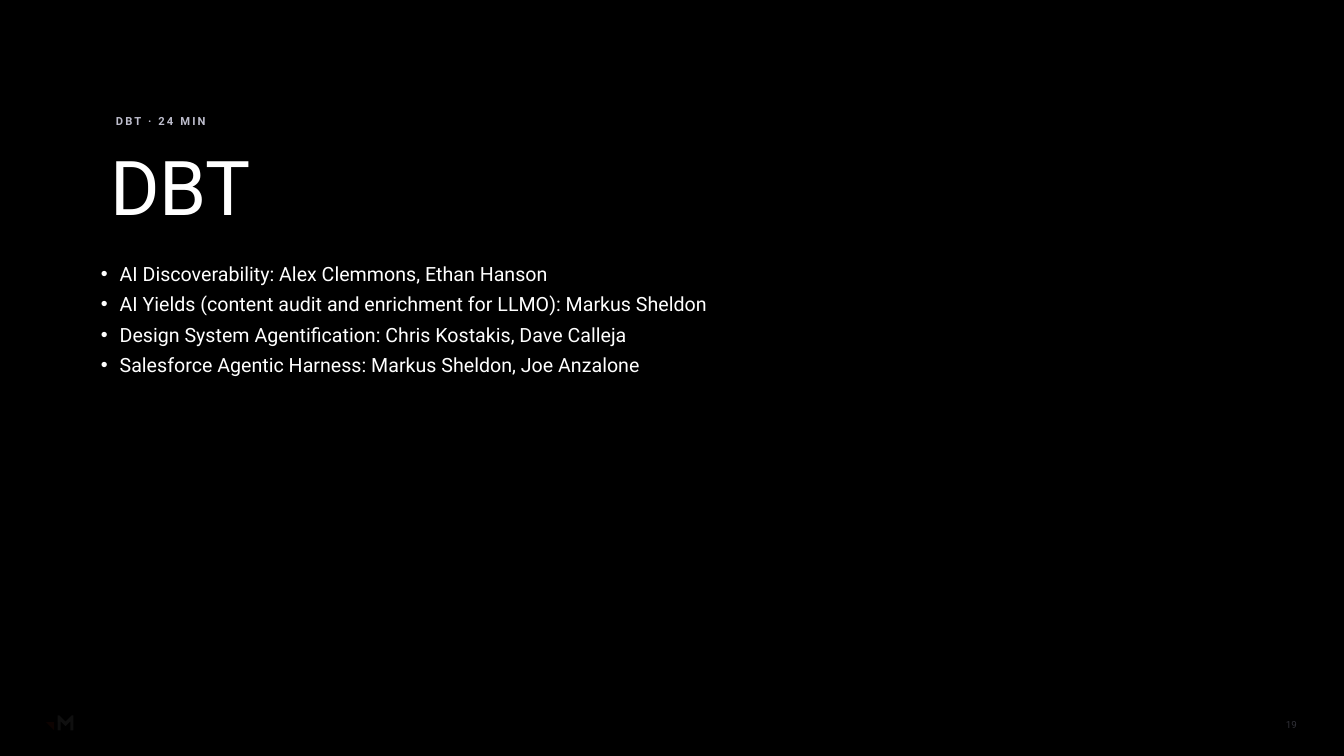
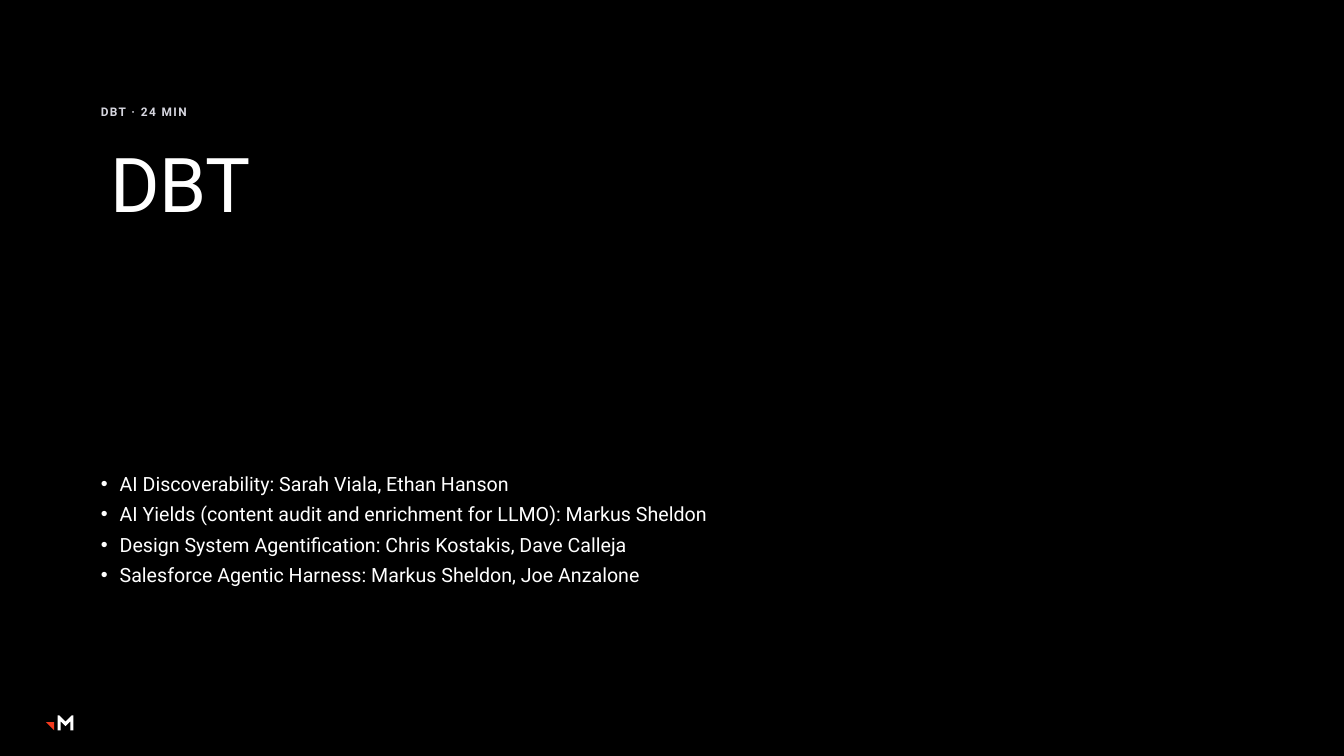
Before and after one commit to RachelHarrisMerkle/BasicMerkle, a slide deck: slide 19 of AI_Steerco_Kickoff_Shell.pptx. Drawn at 1344x756 pixels with LibreOffice and Linux fonts; fonts in the diff are those of the drawing; background and template pictures are left out; a plain dark background stands for a picture behind light text. Boxes give left, top, right and bottom in pixels: in the first picture for what was removed or moved away, otherwise in the second. Text is boxed around its words. In the diff, an @@ line names an element or a change of style, - is before the commit and + after.

```diff
--- a/AI_Steerco_Kickoff_Shell.pptx
+++ b/AI_Steerco_Kickoff_Shell.pptx
@@ rectangle removed at (0, 0, 1344, 756) @@
@@ rectangle removed at (0, 0, 1344, 756) @@
@@ rounded rectangle removed at (71, 76, 797, 426) @@
@@ text "DBT · 24 MIN" at (101, 107, 187, 116): size 8 to 8.5 pt, text colour #BDBDCC to #D6D6DF, letter spacing 1.5 to 1 pt; less space between paragraphs; vertical alignment bottom to top @@
@@ title "DBT" at (111, 158, 250, 212): line spacing 0.9 to 0.85 @@
@@ text "AI Discoverability: Sarah Viala, Ethan ...": place and size @@
-text "AI Discoverability: Sarah Viala, Ethan ..." at (120, 266, 707, 376)
+text "AI Discoverability: Sarah Viala, Ethan ..." at (120, 476, 707, 586)
@@ text at (120, 476, 509, 495): text changed @@
-• AI Discoverability: Alex Clemmons, Ethan Hanson
+• AI Discoverability: Sarah Viala, Ethan Hanson
@@ page number removed at (1286, 721, 1297, 728) @@
-19
```
Also in this commit, not shown: 15 other slides changed.
